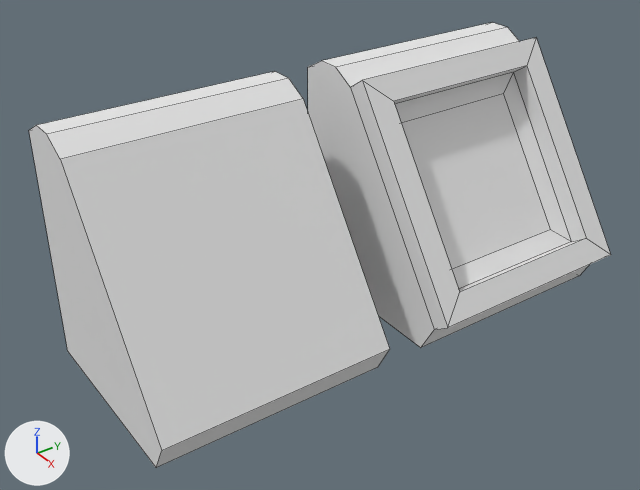
A saved change to the Blender file Content/MyMeshes/Doodads/blends&fbx/computerTerminal.blend.
Before and after are seen from a camera (50 mm lens) standing at (5.16, -5.2, 3.52) and looking at (-0.07, -1.53, -0.17). Every picture has the same lights, and +X, +Y and +Z are marked at lower left. Mesh edges are drawn as thin lines.
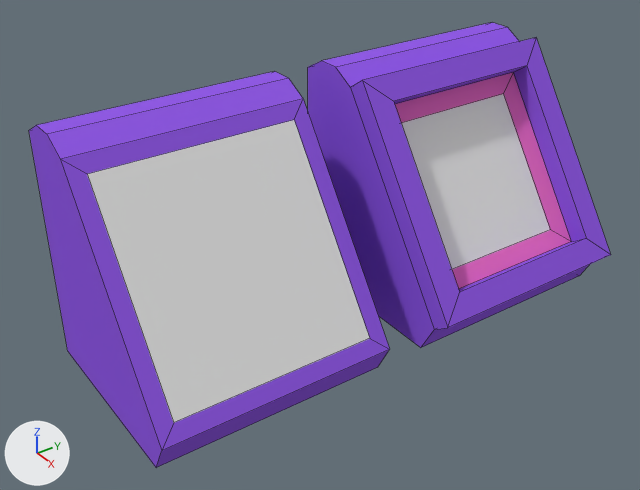
Edits to the bpy script that builds the scene:
```text
Change mat_material:
    mat_material.base_color: (0.8, 0.8, 0.8) -> (0.29, 0.106, 0.8)  # white #e7e7e7 -> purple #935ce7
Add mat_material_002:
    mat_material_002 = diffuse_material('Material.002')
    mat_material_002.base_color = (0.8, 0.8, 0.8)  # white #e7e7e7
Add mat_material_001:
    mat_material_001 = diffuse_material('Material.001')
    mat_material_001.base_color = (0.8, 0.153, 0.555)  # pink #e76dc4
Add mat_material_003:
    mat_material_003 = diffuse_material('Material.003')
    mat_material_003.base_color = (0.8, 0.8, 0.8)  # white #e7e7e7
Change me_cube_001:
    where me_cube_001.from_pydata(...)  # 14 vertices, 9 faces; spans x -1.0..0.81, y -1.0..1.0, z -1.0..1.11
    used by ob_cube_001; location = (0.0, -2.466, 0.0)
    verts and faces of me_cube_001; kept vertices keep their numbers, new ones are numbered from 14
    before: 6 (-0.38, 1.0, 1.0) at pixel (303, 98), 7 (-0.38, -1.0, 1.0) at pixel (60, 159), 8 (0.81, 1.0, -0.73) at pixel (389, 349), 9 (0.81, -1.0, -0.73) at pixel (161, 450)
    me_cube_001 part 1
    add delete_faces([(6, 7, 9, 8)])
    add verts[14] = (-0.3, 0.86, 0.88)  # pixel (294, 119)
    add verts[15] = (-0.3, -0.86, 0.88)  # pixel (87, 174)
    add verts[16] = (0.73, 0.86, -0.61)  # pixel (369, 338)
    add verts[17] = (0.73, -0.86, -0.61)  # pixel (173, 422)
    add faces += [(14, 15, 17, 16)]  # mat_material_003 (white #e7e7e7)
    add faces += [(6, 7, 15, 14), (8, 16, 17, 9), (6, 14, 16, 8), (7, 9, 17, 15)]  # mat_material (purple #935ce7)
    add me_cube_001.materials.append(mat_material_003)  # white #e7e7e7
Change me_cube:
    where me_cube.from_pydata(...)  # 30 vertices, 25 faces; spans x -1.0..0.97, y -1.0..1.0, z -1.0..1.11
    used by ob_cube; location = (0.0, 0.0, 0.0)
    me_cube part 2: all 2 faces centred in x -0.22..0.2, y -0.69..0.0, z 0.12..0.73 switch from mat_material (white #e7e7e7) to mat_material_001 (pink #e76dc4)
    me_cube part 3: the 1 face centred in x 0.2, y 0.69, z 0.12 switches from mat_material (white #e7e7e7) to mat_material_001 (pink #e76dc4)
    me_cube part 4: the 1 face centred in x 0.62, y 0.0, z -0.48 switches from mat_material (white #e7e7e7) to mat_material_001 (pink #e76dc4)
    add me_cube.materials.append(mat_material_002)  # white #e7e7e7
```

What differs and where, as boxes [x1, y1, x2, y2] in the pictures (640 x 490 px):
'Cube.001', recoloured, reshaped (white to purple)
    both: [29, 71, 390, 468]
'Cube', recoloured (white to purple)
    both: [308, 22, 611, 348]
part 1 of me_cube_001, built on
    both: [60, 99, 390, 450]
part 2 of me_cube, recoloured (white to purple)
    both: [395, 73, 513, 123]
part 3 of me_cube, recoloured (white to pink)
    both: [504, 74, 571, 241]
part 4 of me_cube, recoloured (white to pink)
    both: [452, 230, 571, 289]
